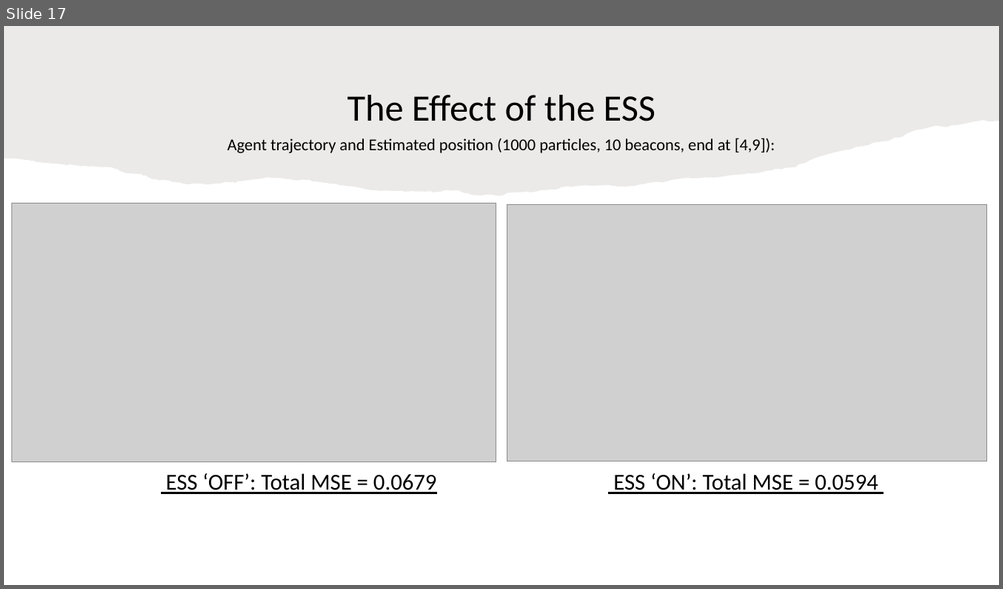
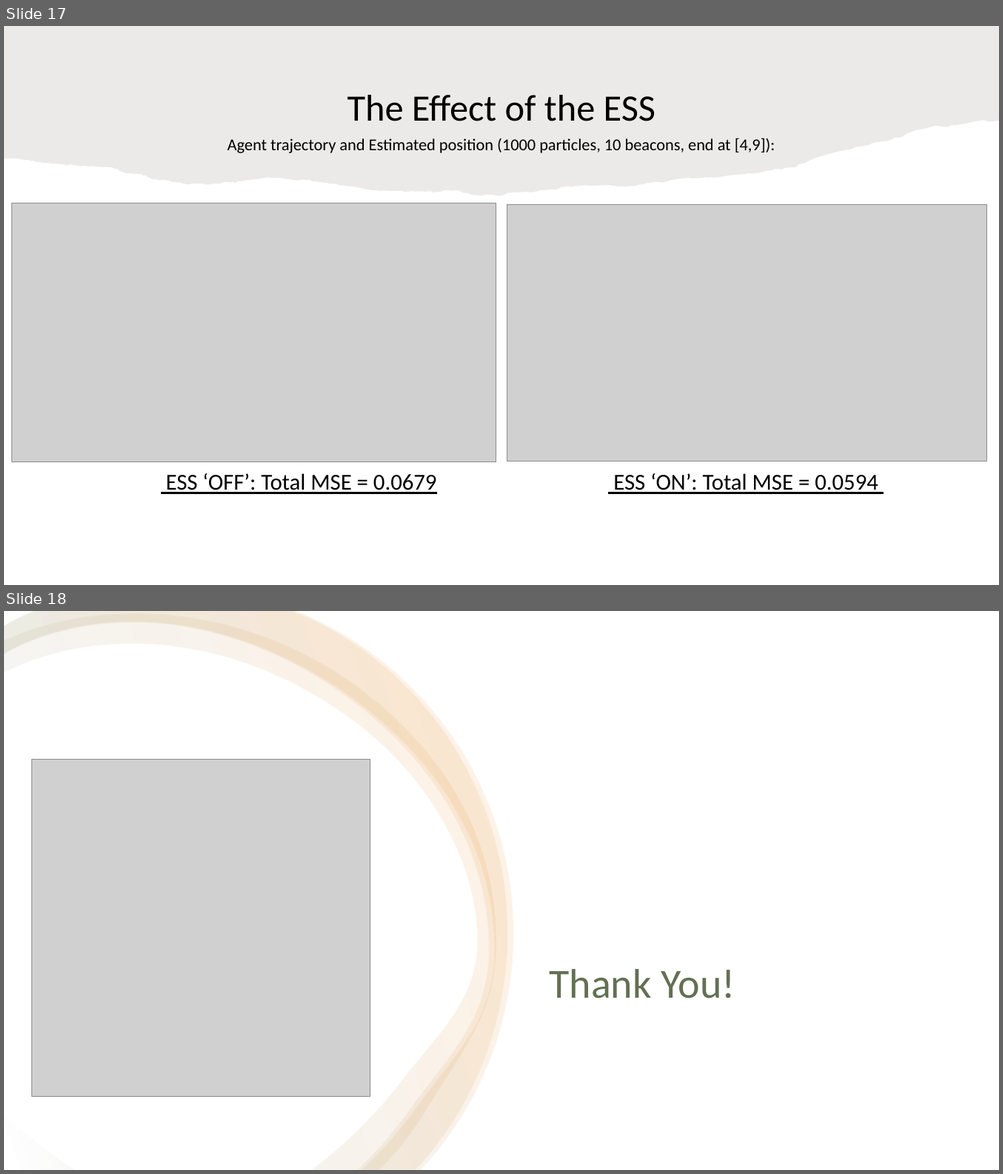
Before and after one commit to yarin4444/INFORMATION-PROCESSING-IN-AUTONOMOUS-SYSTEMS, a slide deck: Presentation.pptx. Shown one above the other, each under a label of ours: slide 17 before the commit, slides 17 and 18 after it. The pictures are 1003x589 and 1003x1174 pixels, drawn with LibreOffice and Linux fonts; fonts in the diff are those of the drawing; grey boxes stand for pictures. Boxes give left, top, right and bottom in pixels: in the first picture for what was removed or moved away, otherwise in the second. Text is boxed around its words. In the diff, an @@ line names an element or a change of style, - is before the commit and + after.

```diff
--- a/Presentation.pptx
+++ b/Presentation.pptx
@@ slide 18 added at (4,611,999,1170), background #FFFFFF @@
@@ rectangle added at (4,611,999,1170), fill #FFFFFF @@
@@ freeform shape added at (4,614,495,1170), fill gradient #FFFFFF to #94A088 to #E48312 @@
@@ freeform shape added at (4,611,507,1170), fill gradient #FFFFFF to #94A088 to #E48312 @@
@@ freeform shape added at (4,611,513,1170), fill gradient #FFFFFF to #94A088 to #E48312 @@
@@ picture added at (31,760,370,1097) @@
@@ title added at (549,969,734,999), 40 pt, text #637052 @@
+Thank You!
```
Also in this commit, not shown: 6 slides changed.
